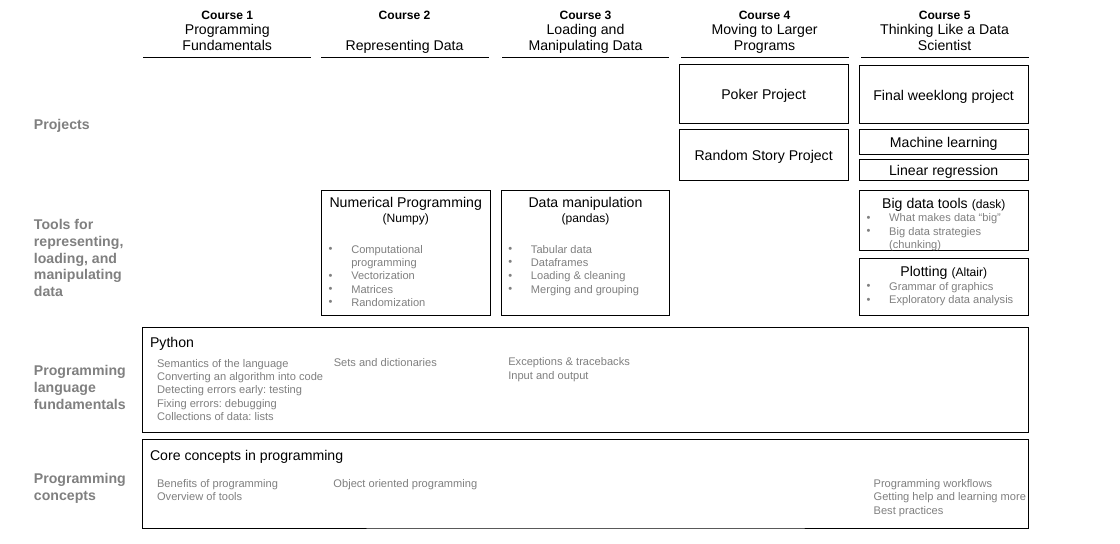
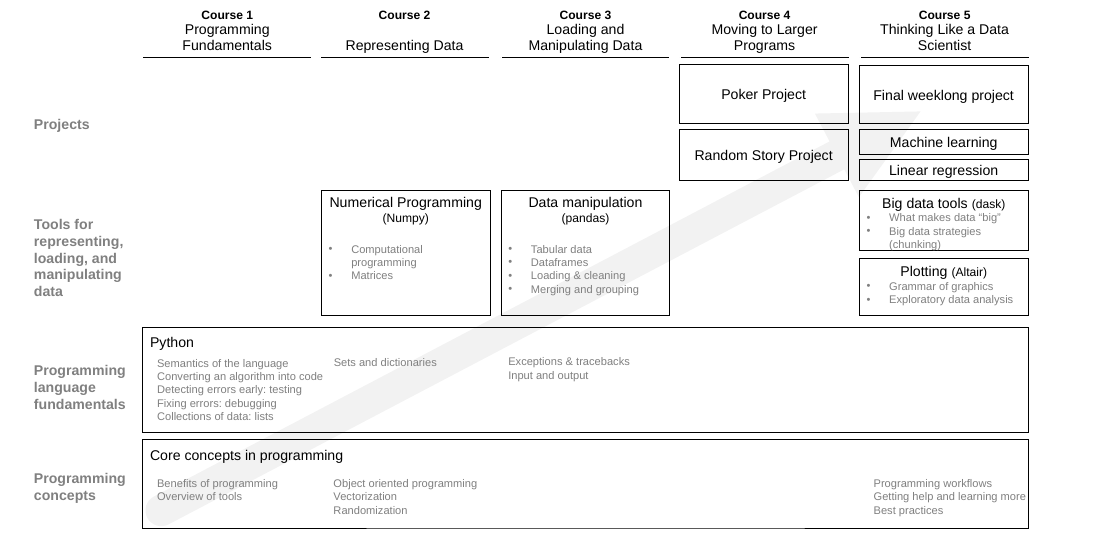
Before and after one commit to nickeubank/mids_coursera, a slide deck: slide 1 of practicaldatascience_materials/overview_figure/mids_coursera_overview_figure.pptx. Drawn at 1120x544 pixels with LibreOffice and Linux fonts; fonts in the diff are those of the drawing. Boxes give left, top, right and bottom in pixels: in the first picture for what was removed or moved away, otherwise in the second. Text is boxed around its words. In the diff, an @@ line names an element or a change of style, - is before the commit and + after.

```diff
--- a/practicaldatascience_materials/overview_figure/mids_coursera_overview_figure.pptx
+++ b/practicaldatascience_materials/overview_figure/mids_coursera_overview_figure.pptx
@@ arrow added from (161, 511) to (921, 112), #808080 31.25 pt @@
@@ text in rectangle at [351, 271, 415, 279]: paragraph removed @@
-• Vectorization
@@ text in rectangle at [351, 298, 425, 306]: paragraph removed @@
-• Randomization
@@ text at [333, 492, 407, 514]: paragraphs added @@
+Vectorization
+Randomization
```
Also in this commit, not shown: 17 other files.
